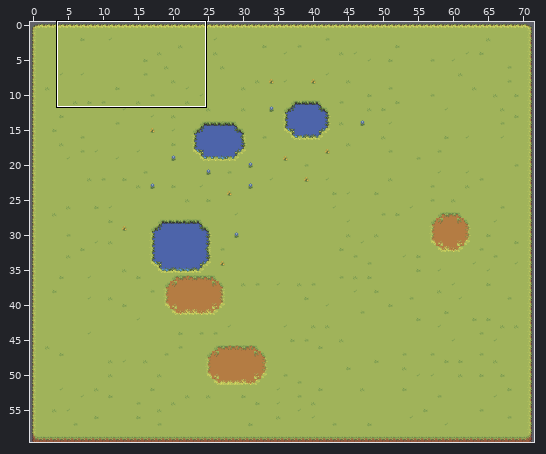
Level history. Tiled map (JSON): src/assets/tilemaps/generated/1-4.tmj. The first picture is a wide view before the edit; the outline marks the close-up.
Close-up. The starting point:
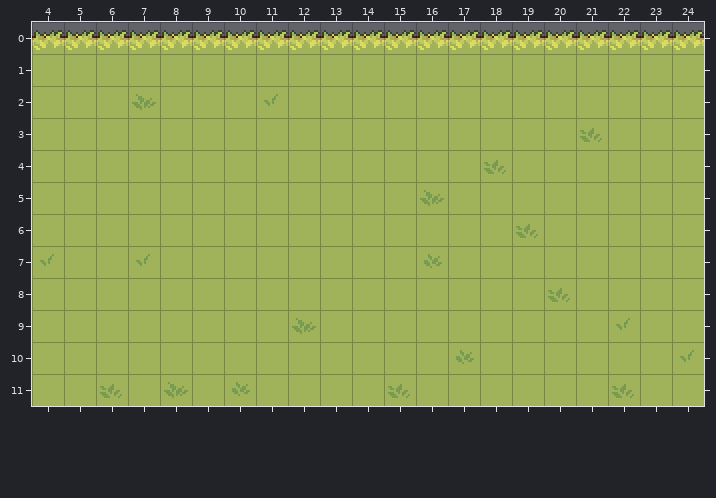
Cells are 16x16 px. Shown: x 4..24, y 0..11. The commit also changed other parts of the map, which this record leaves out.
New version:
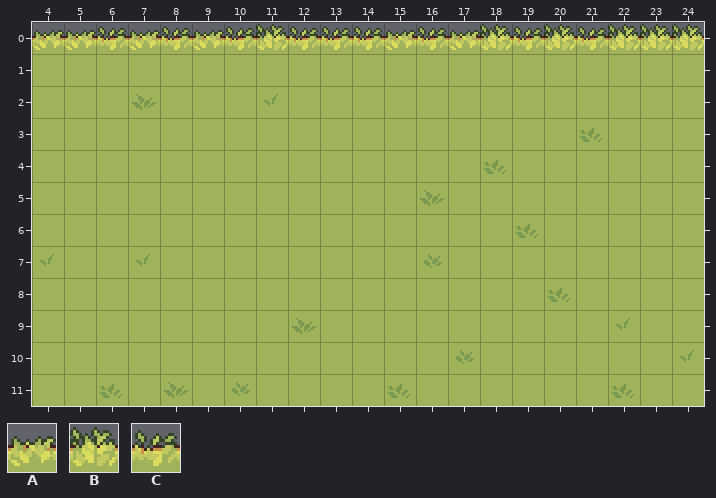
Key: from "ground_grasss": A 25, B 27, C 28.
_ is an empty cell.
Difference:
Layer "Base":
y 0: x 6 A -> C; x 8 A -> C; x 10..14 AAAAA -> CBCCC; x 16 A -> C; x 18..24 AAAAAAA -> BCBCBBB
Changed places in both close-ups, as pixel boxes (x1, y1, x2, y2):
changed: (98, 26, 128, 50)
changed: (162, 26, 192, 50)
changed: (226, 24, 384, 50)
changed: (418, 26, 448, 50)
changed: (480, 24, 704, 50)
